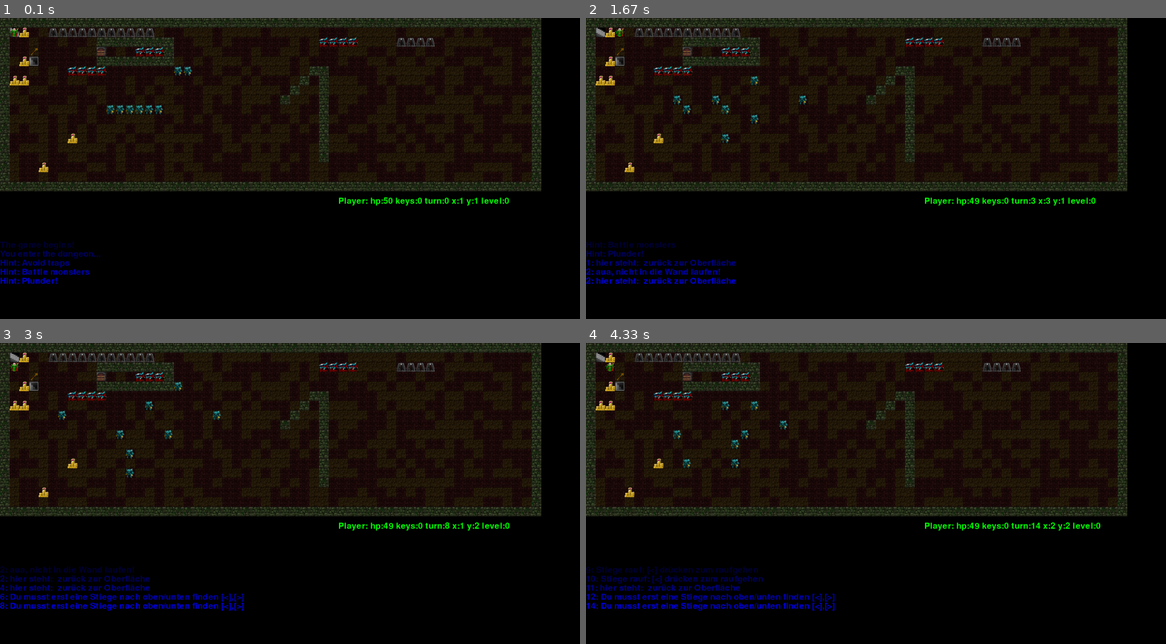
Above: before the commit, frames 1-4 (two rows, left to right).
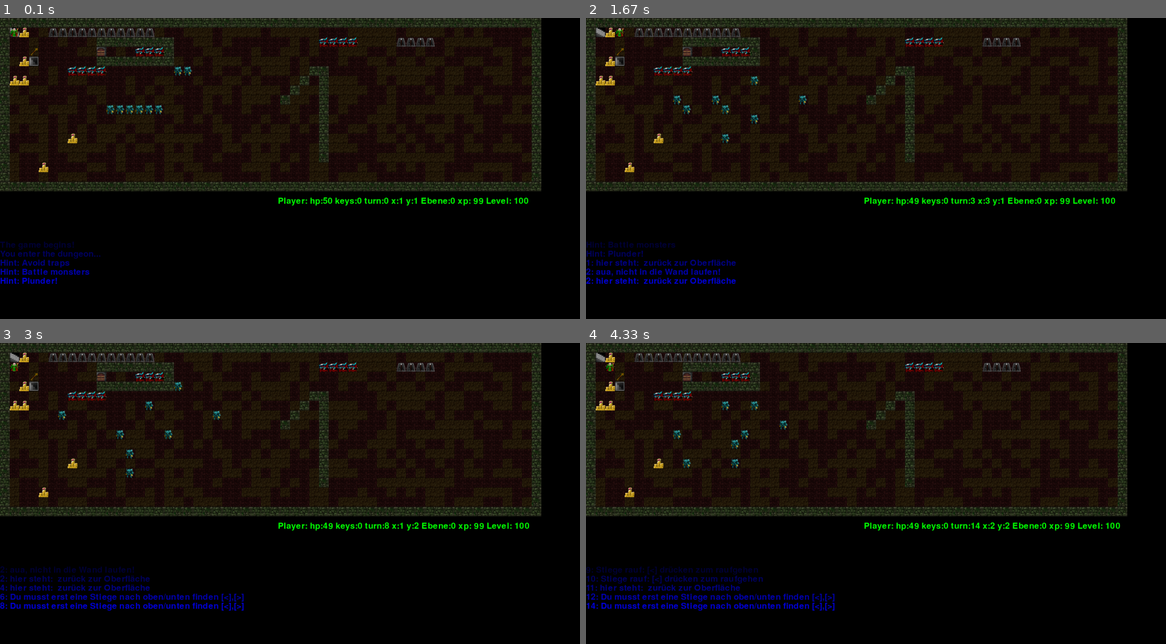
Above: after the commit, the same moments.

Repository: horstjens/spielend-programmieren
Game: pygame game, started from pyrogue/pygamerogue.py
The game is run twice, just before and just after one commit, with the same random seed, the same clock (stepped at 60 frames per second) and the same inputs.
Inputs:
- Up to frame 1 (0.1 s): no input
- Up to frame 2 (1.67 s): hold Right 0.33-0.8 s; hold Up 0.83-1.13 s; hold Right 1.17-1.63 s
- Up to frame 3 (3 s): hold Left 1.67-2.2 s; hold Down 2.23-2.53 s; tap < at 2.38 s; hold Left 2.57-2.97 s; tap > at 2.72 s
- Up to frame 4 (4.33 s): hold Up 3-3.37 s; tap . at 3.15 s; hold Right 3.4-4.03 s; tap < at 3.55 s; hold Down from 4.07 s (still down); tap > at 4.22 s

The runs differ from the first frame. In frame 1, 0.6% of the frame differs, in the area x 48-92%, y 59-63%; in frame 2, 0.6%; in frame 3, 0.6%; in frame 4, 0.6%.

Commit message:
xp und level system

Diff:
--- a/pyrogue/pygamerogue.py
+++ b/pyrogue/pygamerogue.py
@@ -61,30 +61,40 @@
     txt = []
     if m1.hitpoints > 0 and m2.hitpoints > 0:
         txt.append("{} ({} hp) schlägt nach {} ({} hp)".format(m1.name, m1.hitpoints, m2.name, m2.hitpoints))
+        schaden = m1.level
         if "Schwert" in m1.rucksack:      # and rucksack["Waffe"] >0:
-            damage = random.randint(1, 4)
+            damage = random.randint(schaden, schaden+3)
             waffe = "Schwert"
         elif "Taschenmesser" in m1.rucksack:
-            damage = random.randint(1, 3)
+            damage = random.randint(schaden+1, schaden+2)
             waffe = "Taschenmesser"
         else:
-            damage = random.randint(1, 2)
+            damage = random.randint(schaden, schaden+1)
             waffe = "Faust"
         txt.append("{} attackiert {} mit {} für {} Schaden".format(
             m1.name, m2.name, waffe, damage))
         if "Rüstung" in m2.rucksack:
-            damage -= 1
+            damage -= schaden+1
             txt.append("Rüstung von {} absorbiert einen Schadenspunkt".format(m2.name))
         if "Schild" in m2.rucksack:
-            damage -= 1
+            damage -= (schaden-1)+1
             txt.append("Schild von {} aborbiert einen Schadenspunkt".format(m2.name))
         if damage > 0:
             m2.hitpoints -= damage
             txt.append("{} verliert {} hitpoints ({} hp übrig)".format(m2.name, damage, m2.hitpoints))
+            if m2.hitpoints < 1:
+
+                exp = random.randint(7, 10)
+                m1.xp += exp
+                txt.append("{} hat keine Hitpoints mehr, {} bekommt {} Xp".format(m2.name, m1.name, exp))
+                if m1.xp >= 100:
+                    txt.append("{} ist ein Level aufgestiegen".format(m1.name))
+                    m1.level += 1
+                    m1.xp = 0
+                    m1.hitpoints+=m1.level+random.randint(schaden+6, schaden+9)
         else:
             txt.append("{} bleibt unverletzt".format(m2.name))
     return txt
-
 
 class Spritesheet(object):
     """ from pygame.org
@@ -131,9 +141,11 @@
 
 
 class Monster(object):
-    def __init__(self,x,y,hp, bild=""):
+    def __init__(self ,x ,y ,xp ,level ,hp ,bild=""):
         self.x = x
         self.y = y
+        self.xp = xp
+        self.level = level
         if hp == 0:
             self.hitpoints = random.randint(10,20)
         else:
@@ -167,8 +179,8 @@
 
 
 class Player(Monster):
-    def __init__(self, x, y, hp=0, bild = ""):
-        Monster.__init__(self, x, y, hp, bild)
+    def __init__(self, x, y, xp ,level, hp=0, bild = ""):
+        Monster.__init__(self, x, y, xp, level, hp, bild)
         self.name = "Player"
         self.rucksack = {}
         self.z = 0
@@ -178,7 +190,6 @@
         else:
             self.hitpoints = hp
         self.bild = PygView.PLAYERBILD
-
     def ai(self):
         return (0,0)
 
@@ -310,7 +321,7 @@
                 for char in line[:-1]:
                     print("xy:",x,y)
                     if char == "M":
-                        self.monsters.append(Monster(x, y, 0))
+                        self.monsters.append(Monster(x, y,0, 1, 0))
                         self.layout[(x,y)] = Floor()
                     elif char == "T":
                         self.traps.append(Trap(x,y))
@@ -391,7 +402,7 @@
 
 class PygView(object):
 
-    def __init__(self, levelnames, width=640, height=400, x=1,y=1, hp=50 ):
+    def __init__(self, levelnames, width=640, height=400, x=1,y=1, xp=0, level=1, hp=50,):
         pygame.init()
 
         self.width = width
@@ -422,7 +433,7 @@
         PygView.LOOT  = PygView.MAIN.image_at((155, 672, 32, 32), (0, 0, 0))
         PygView.KEY = PygView.FIGUREN.image_at((54, 1682 ,32 ,32), (0, 0, 0))
         PygView.SIGN = PygView.GUI.image_at((197, 0, 32, 32), (0, 0, 0))
-        self.player = Player(x, y, hp)
+        self.player = Player(x, y, xp, level, hp)
         self.levels = []
         for filename in levelnames:
             self.levels.append(Level(filename))
@@ -458,11 +469,11 @@
         # ---- textbereich schwarz übermalen ---
         pygame.draw.rect(self.screen, (0, 0, 0), (0, y * SIDE+50, self.width, self.height - y * SIDE + 50))
         # ---- player status ----
-        line = write("Player: hp:{} keys:{} turn:{} x:{} y:{} level:{}".format(
+        line = write("Player: hp:{} keys:{} turn:{} x:{} y:{} Ebene:{} xp: {} Level: {}".format(
                 self.player.hitpoints, len(self.player.keys), self.turns, self.player.x,
-                self.player.y, self.player.z), (0, 255, 0))
-
-        self.screen.blit(line, (self.width - 800, y * SIDE+50))
+                self.player.y, self.player.z, self.player.xp, self.player.level), (0, 255, 0))
+
+        self.screen.blit(line, (self.width - 1000, y * SIDE+50))
         # ---- paint status messages -----
         for number in range(-5, 0, 1):
             line = write("{}".format(self.status[number]), (0, 0, 255+40*number))
@@ -611,4 +622,4 @@
 
 if __name__ == '__main__':
     levels = ["level1.txt", "level2.txt"]
-    PygView(levels, 1920, 1000, 1, 1, 50).run() # 1920x1000 pixel, player start at x=1,y=1 with 50 hp
+    PygView(levels, 1920, 1000, 1, 1, 99, 100, 50).run() # 1920x1000 pixel, player start at x=1, y=1, with 0 xp, 1 level and 50 hp
